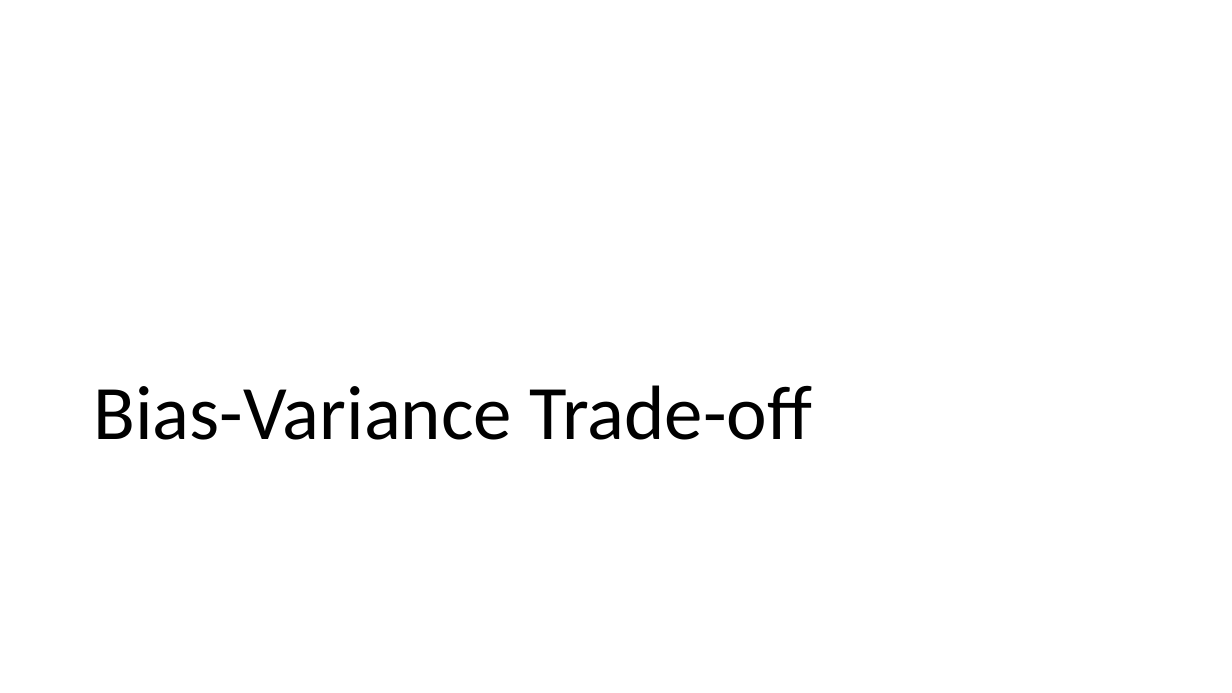
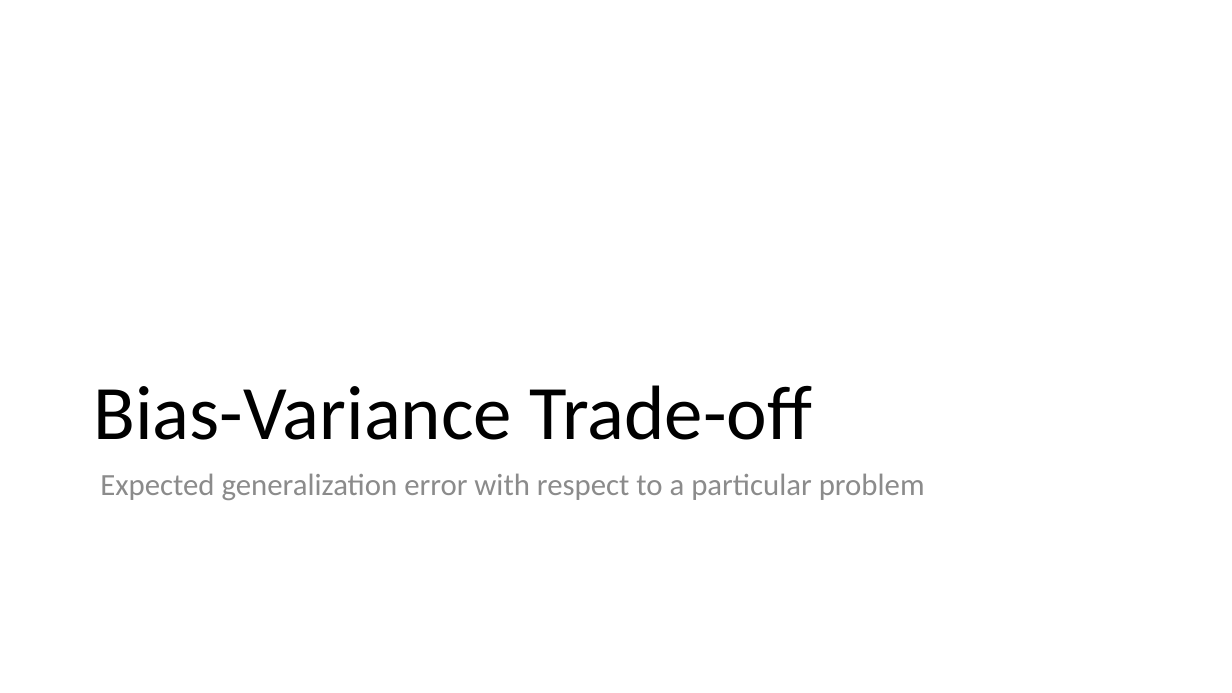
Before and after one commit to meenakshsundaram/AIML, a slide deck: slide 7 of DecisionTrees/DecisionTrees.pptx. Drawn at 1232x693 pixels with LibreOffice and Linux fonts; fonts in the diff are those of the drawing. Boxes give left, top, right and bottom in pixels: in the first picture for what was removed or moved away, otherwise in the second. Text is boxed around its words. In the diff, an @@ line names an element or a change of style, - is before the commit and + after.

Commit message:
Add Bias and Variance in PPT

```diff
--- a/DecisionTrees/DecisionTrees.pptx
+++ b/DecisionTrees/DecisionTrees.pptx
@@ text added at (100, 473, 925, 500), 24 pt, text #8C8C8C @@
+Expected generalization error with respect to a particular problem
```
Also in this commit, not shown: 10 slides added.
